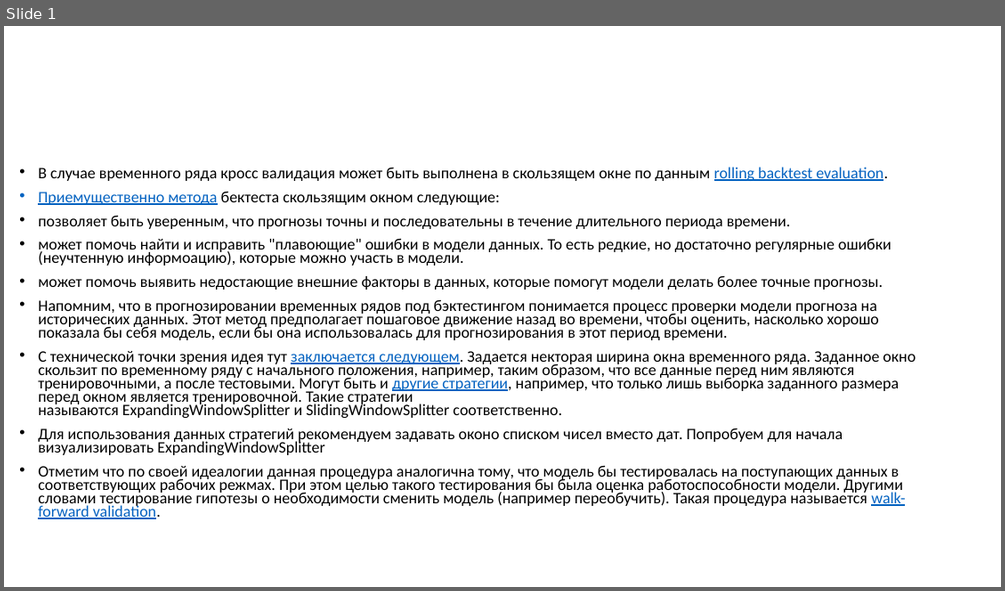
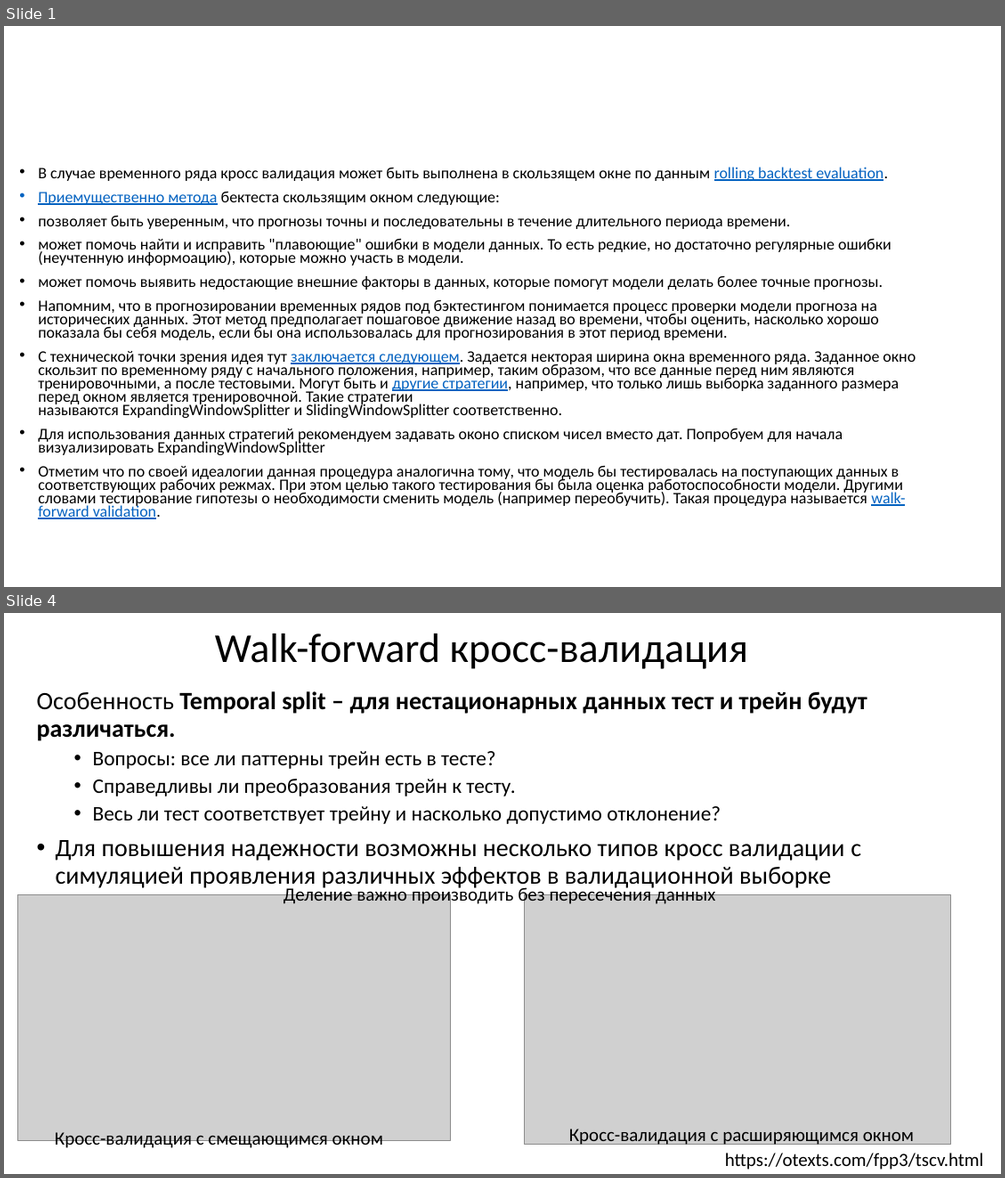
Before and after one commit to MVRonkin/TimeSeriesCourse, a slide deck: 2025/04-2 Оценка качества предсказаний ВР.pptx. Shown one above the other, each under a label of ours: slide 1 before the commit, slides 1 and 4 after it; the slides between them are not shown. The pictures are 1005x591 and 1005x1178 pixels, drawn with LibreOffice and Linux fonts; fonts in the diff are those of the drawing; grey boxes stand for pictures. Boxes give left, top, right and bottom in pixels: in the first picture for what was removed or moved away, otherwise in the second. Text is boxed around its words. In the diff, an @@ line names an element or a change of style, - is before the commit and + after.

```diff
--- a/2025/04-2 Оценка качества предсказаний ВР.pptx
+++ b/2025/04-2 Оценка качества предсказаний ВР.pptx
@@ slide 4 added at <box>4,613,1001,1174</box>, background #FFFFFF @@
@@ title added at <box>215,633,748,669</box>, 39.6 pt, text #000000 @@
+Walk-forward кросс-валидация
@@ text added at <box>37,691,867,890</box>, 24 pt, text #000000 @@
+Особенность Temporal split – для нестационарных данных тест и трейн будут различаться.
+  • Вопросы: все ли паттерны трейн есть в тесте?
+  • Справедливы ли преобразования трейн к тесту.
+  • Весь ли тест соответствует трейну и насколько допустимо отклонение?
+• Для повышения надежности возможны несколько типов кросс валидации c симуляцией проявления различных эффектов в валидационной выборке
@@ picture added at <box>18,895,451,1140</box> @@
@@ text added at <box>283,884,715,906</box>, 18 pt, text #000000 @@
+Деление важно производить без пересечения данных
@@ picture added at <box>525,895,951,1144</box> @@
@@ text added at <box>55,1132,383,1151</box>, 18 pt, text #000000 @@
+Кросс-валидация с смещающимся окном
@@ text added at <box>569,1128,914,1146</box>, 18 pt, text #000000 @@
+Кросс-валидация с расширяющимся окном
@@ text added at <box>725,1152,984,1169</box>, 18 pt, text #000000 @@
+https://otexts.com/fpp3/tscv.html
```
Also in this commit, not shown: 1 slide changed, 5 other slides added.
